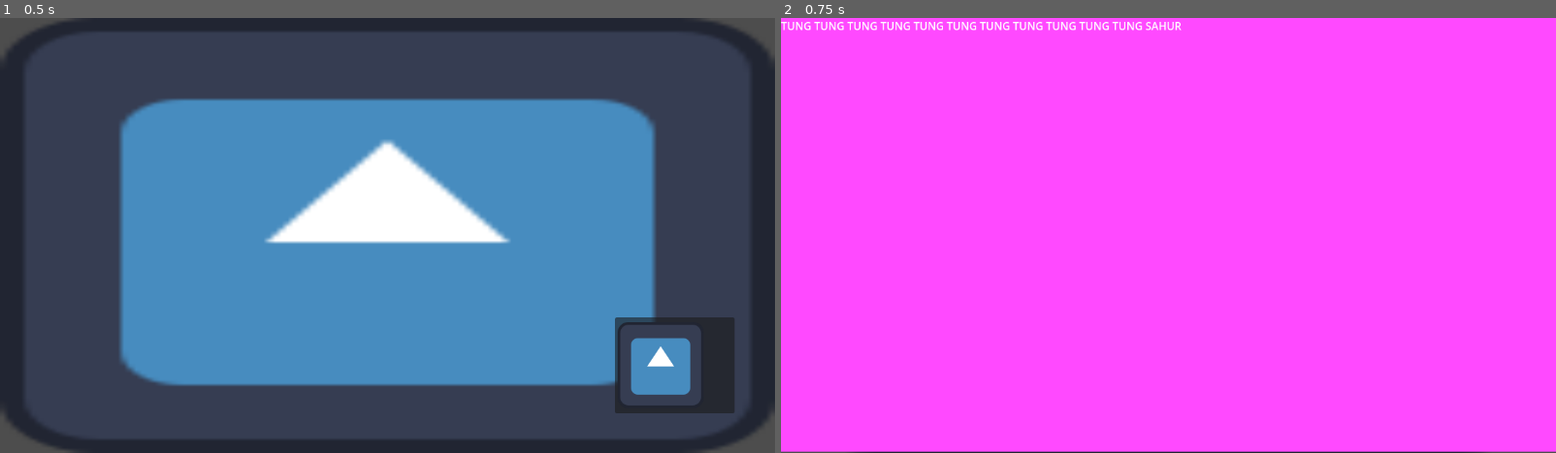
Above: before the commit, frames 1-2 (left to right).
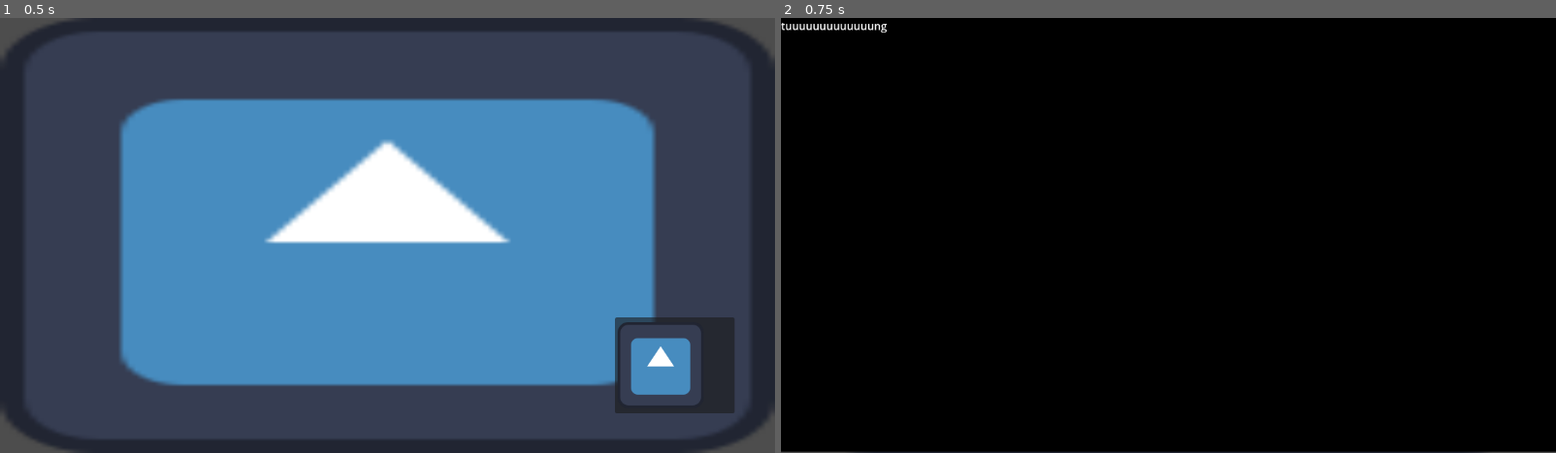
Above: after the commit, the same moments.

Repository: FedericoRigolon/LoSapeviChe
Game: Godot game, scene res://scenes/main.tscn
Two runs of this game, one before a commit and one after it. Both use one fixed random seed, a clock stepped at 60 frames per second and the inputs below. The engine's default icon, where the game draws it, is replaced by a stand-in: a white triangle on a blue panel in a dark square.
Inputs (mouse positions are in pixels of both pictures, inside the frame that each line leads up to):
- Up to frame 1 (0.5 s): no input
- Up to frame 2 (0.75 s): click (1455, 366) at 0.5 s

Frame 1 is identical in both runs. In frame 2, 100% of the frame differs, in the area x 0-100%, y 0-100%.

Commit message:
rename e robe

Diff:
--- a/lo_sapevi_che/scenes/round.tscn
+++ b/lo_sapevi_che/scenes/round.tscn
@@ -13,10 +13,4 @@
 layout_mode = 0
 offset_right = 1156.0
 offset_bottom = 646.0
-color = Color(1, 0.286275, 1, 1)
-
-[node name="Question" type="Label" parent="."]
-layout_mode = 0
-offset_right = 1145.0
-offset_bottom = 251.0
-text = "TUNG TUNG TUNG TUNG TUNG TUNG TUNG TUNG TUNG TUNG TUNG SAHUR"
+color = Color(0, 0, 0, 1)
--- a/lo_sapevi_che/scripts/main.gd
+++ b/lo_sapevi_che/scripts/main.gd
@@ -3,11 +3,12 @@
 
 
 func _on_menu_play_pressed() -> void:
-	print("scimpanzini bananini")
-	const ROUNDS = 5
+	#print("scimpanzini bananini")
+	const ROUNDS = 1
 	for r in range(ROUNDS):
 		var round = round_factory(r)
 		add_child(round)
+	print_tree_pretty()
 		#await roba
 		#remove_child(round)
 		#round.queue_free()
@@ -17,18 +18,20 @@
 	var lambda_question = func() -> Question:
 		var question = preload("res://scenes/question.tscn").instantiate()
 		match round_number:
+			0:
+				question.setup()
+				question.set_text("tuuuuuuuuuuuuung")
 			1:
-				return question.setup()
+				question.setup()
 			2:
-				return question.setup()
+				question.setup()
 			3:
-				return question.setup()
+				question.setup()
 			4:
-				return question.setup()
-			5:
-				return question.setup()
+				question.setup()
 			_:
 				return null
+		print(question)
 		return question
 
 	var lambda_answers = func() -> Array[Answer]:
@@ -48,6 +51,9 @@
 
 			var make_answer = func() -> void:
 				match round_number:
+					0:
+						correct_answer.call("a")
+						wrong_answers.call(["b", "c", "d"] as Array[String])
 					1:
 						correct_answer.call("a")
 						wrong_answers.call(["b", "c", "d"] as Array[String])
@@ -60,9 +66,6 @@
 					4:
 						correct_answer.call("a")
 						wrong_answers.call(["b", "c", "d"] as Array[String])
-					5:
-						correct_answer.call("a")
-						wrong_answers.call(["b", "c", "d"] as Array[String])
 					_:
 						return
 
@@ -71,4 +74,6 @@
 
 	var round = preload("res://scenes/round.tscn").instantiate()
 	round.setup(lambda_question.call(), lambda_answers.call())
+	Round.round_count += 1
+	round.set_name("Round"+str(Round.round_count))
 	return round
Not shown: 1 places in lo_sapevi_che/scenes/round.tscn that only renumber resources
